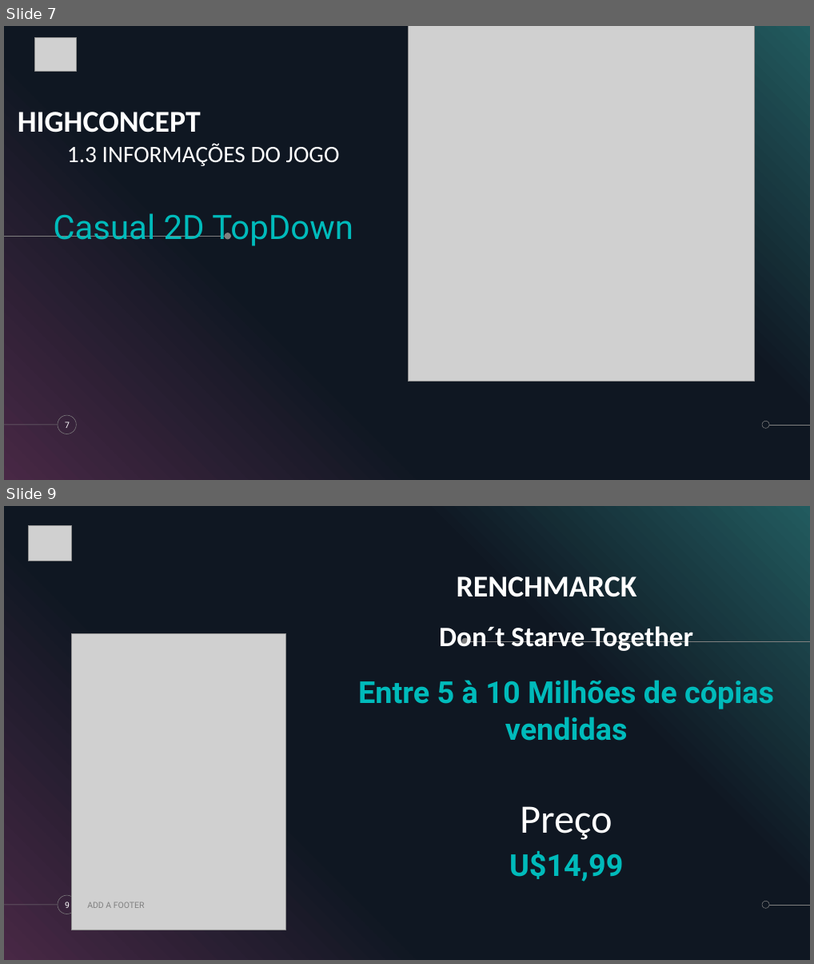
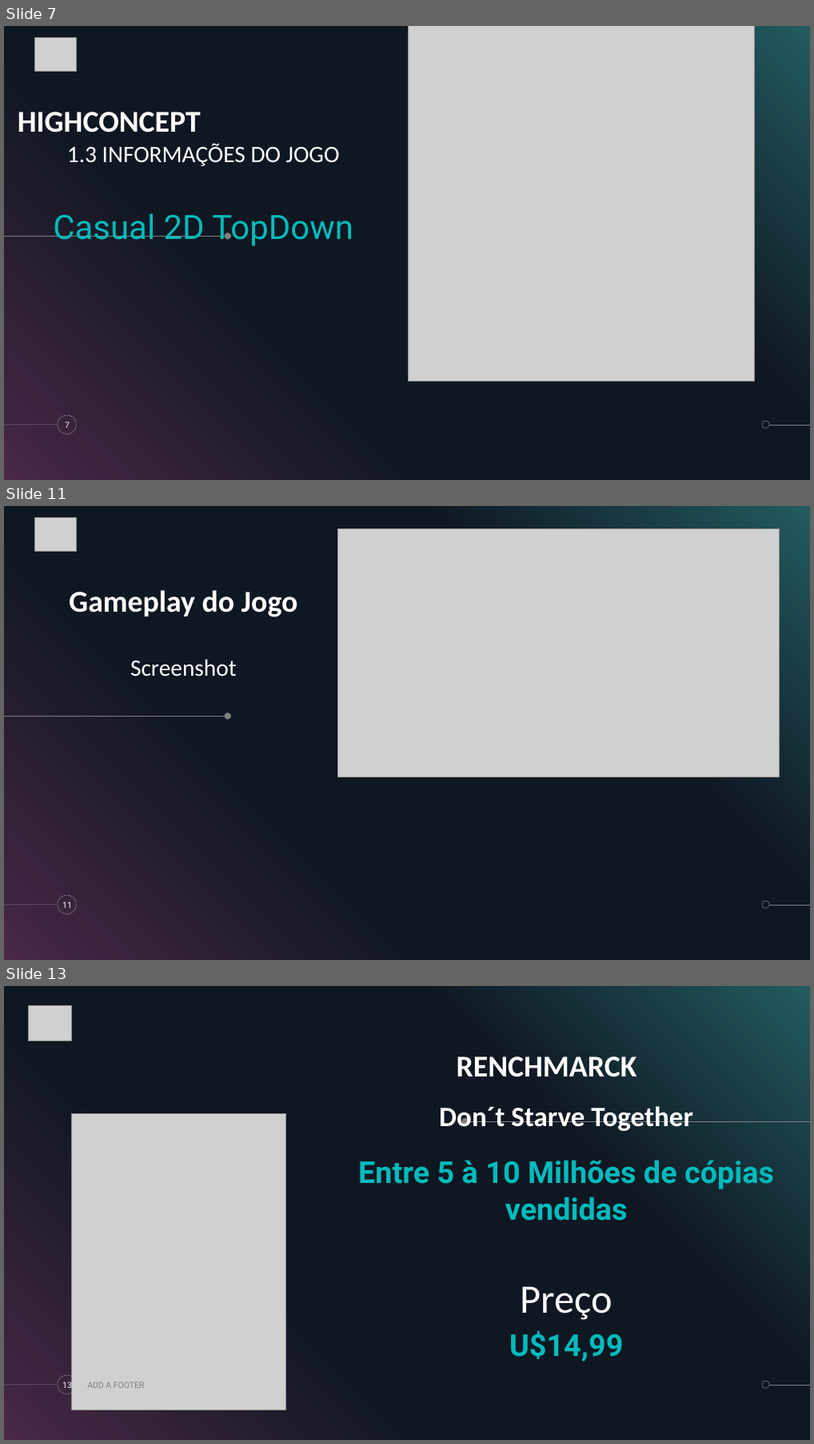
Before and after one commit to FeiraDaMusica/another-developer, a slide deck: Pitch.pptx. Shown one above the other, each under a label of ours: slides 7 and 9 before the commit, slides 7, 11 and 13 after it; the slides between them are not shown. The pictures are 814x964 and 814x1444 pixels, drawn with LibreOffice and Linux fonts; fonts in the diff are those of the drawing; grey boxes stand for pictures. Boxes give left, top, right and bottom in pixels: in the first picture for what was removed or moved away, otherwise in the second. Text is boxed around its words. In the diff, an @@ line names an element or a change of style, - is before the commit and + after.

```diff
--- a/Pitch.pptx
+++ b/Pitch.pptx
@@ slide 11 added at (4, 506, 810, 960), background #000000; not listed: 7 template elements that a slide beside it also shows @@
@@ picture added at (35, 517, 76, 551) @@
@@ picture added at (338, 528, 779, 777) @@
@@ title added at (69, 590, 298, 617), 36 pt, text #FFFFFF, bold @@
+Gameplay do Jogo
@@ text added at (130, 659, 237, 676), 28 pt, text #FFFFFF @@
+Screenshot
@@ page number added at (62, 901, 72, 908), 10 pt, text #FFFFFF @@
+11
@@ what was slide 9 is now slide 13 @@
@@ page number at (62, 1380, 72, 1391): text changed @@
-9
+13
```
Also in this commit, not shown: 4 other slides added, 1 slide removed.
